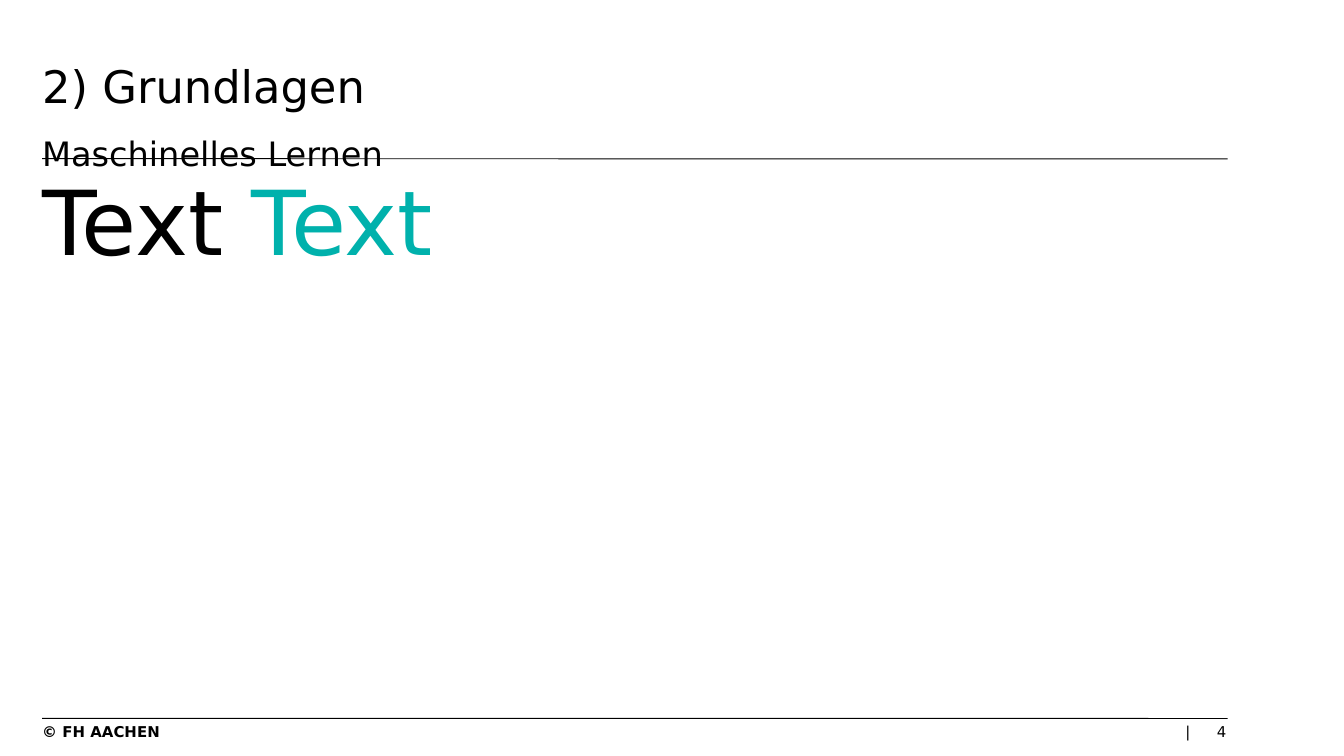
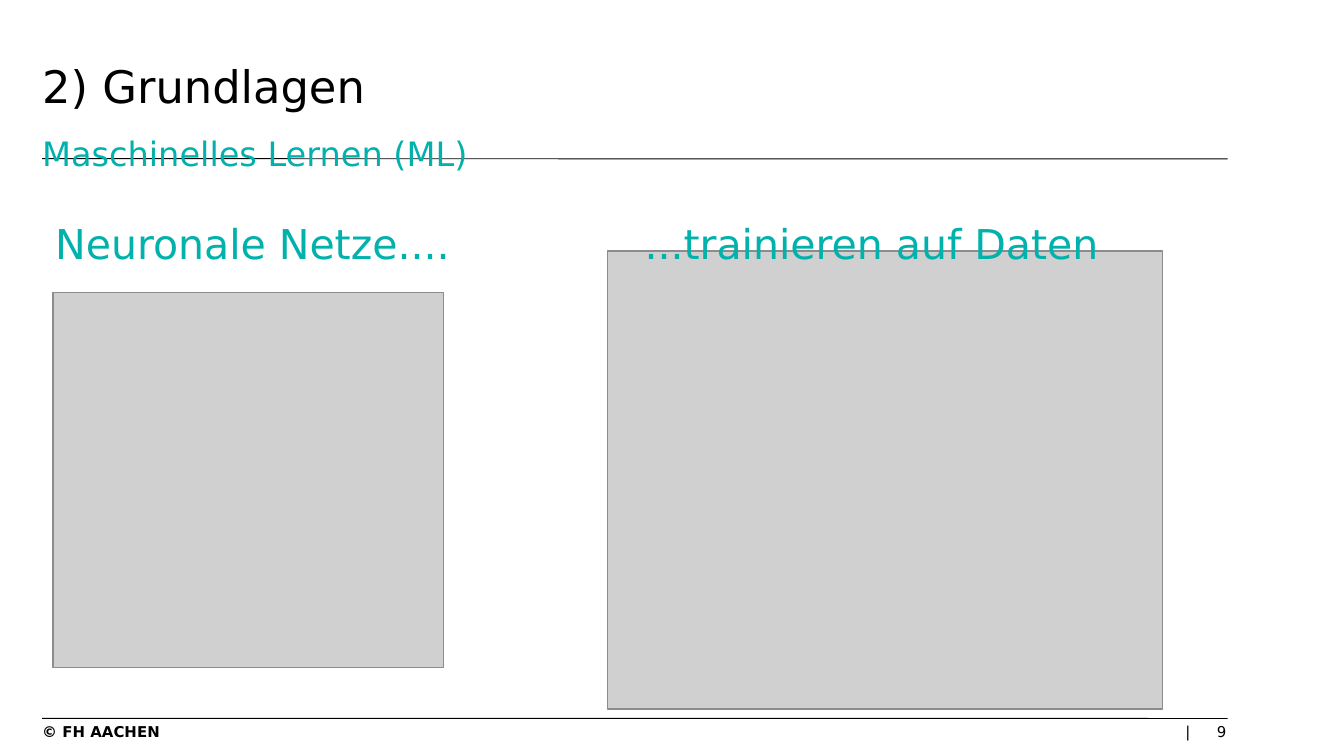
Before and after one commit to levithas/Bachelorprojekt, a slide deck: slide 9 of Dokumentation/Präsentation.pptx (slide 4 before the commit). Drawn at 1344x756 pixels with LibreOffice and Linux fonts; fonts in the diff are those of the drawing; grey boxes stand for pictures; background and template pictures are left out. Boxes give left, top, right and bottom in pixels: in the first picture for what was removed or moved away, otherwise in the second. Text is boxed around its words. In the diff, an @@ line names an element or a change of style, - is before the commit and + after.

```diff
--- a/Dokumentation/Präsentation.pptx
+++ b/Dokumentation/Präsentation.pptx
@@ title at (x1=42, y1=69, x2=467, y2=171): text changed; text colour #000000 to #00B1AC @@
-2) Grundlagen
-Maschinelles Lernen
+2) Grundlagen
+Maschinelles Lernen (ML)
@@ text removed at (x1=42, y1=189, x2=433, y2=257) @@
-Text Text
@@ text added at (x1=55, y1=227, x2=450, y2=260), 22 pt, text #00B1AC @@
+Neuronale Netze....
@@ text added at (x1=645, y1=226, x2=1098, y2=260), 22 pt, text #00B1AC @@
+...trainieren auf Daten
@@ picture added at (x1=607, y1=251, x2=1163, y2=710) @@
@@ picture added at (x1=52, y1=293, x2=444, y2=668) @@
@@ page number at (x1=1217, y1=726, x2=1226, y2=738): text changed @@
-4
+9
```
Also in this commit, not shown: 15 other slides changed, 16 slides added, 5 slides removed, 4 other files.
